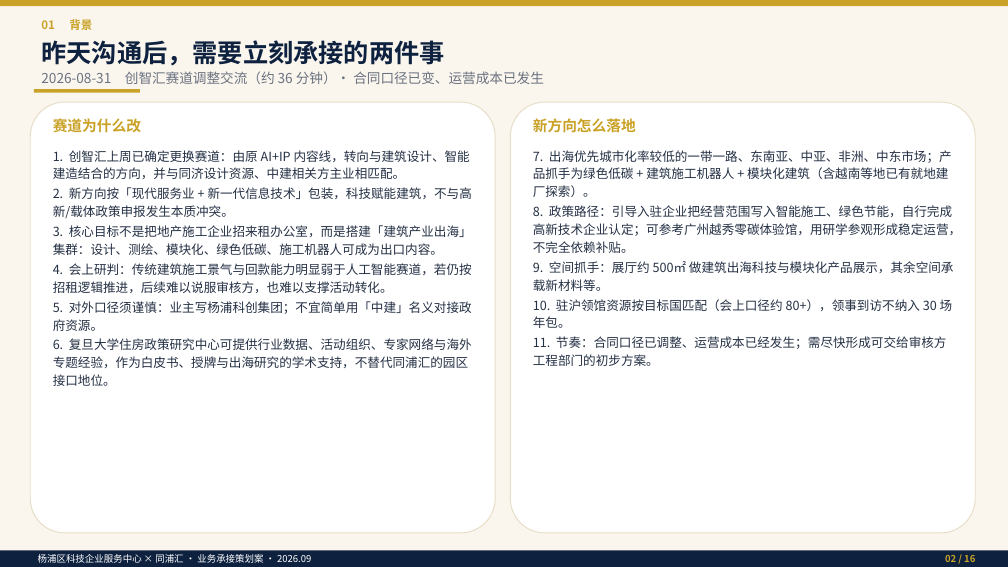
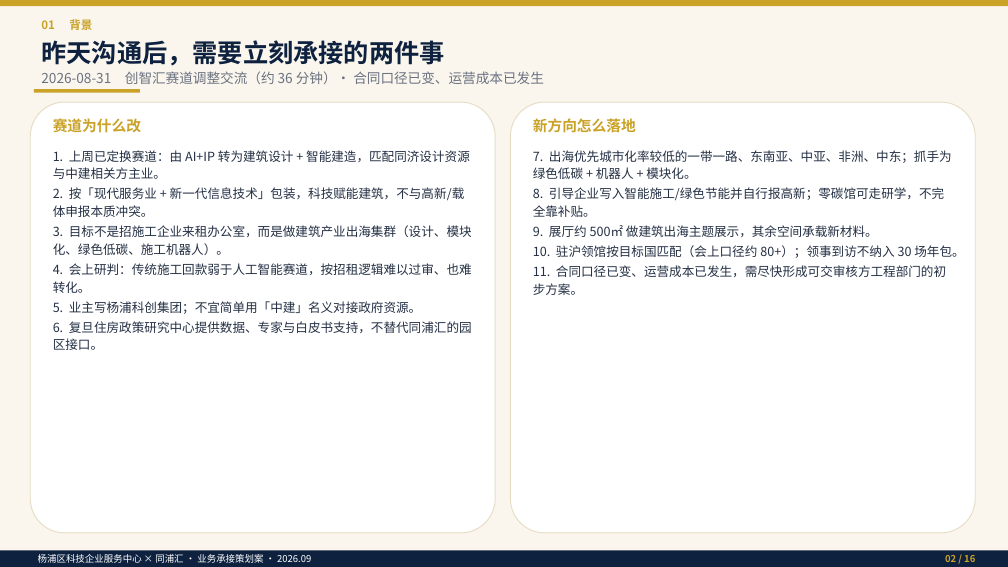
Before and after one commit to hujigang2010-maker/AIDEN, a slide deck: slide 2 of output/同浦汇_30场活动与科技企业服务中心筹备_业务承接策划案.pptx. Drawn at 1008x567 pixels with LibreOffice and Linux fonts; fonts in the diff are those of the drawing. Boxes give left, top, right and bottom in pixels: in the first picture for what was removed or moved away, otherwise in the second. Text is boxed around its words. In the diff, an @@ line names an element or a change of style, - is before the commit and + after.

```diff
--- a/output/同浦汇_30场活动与科技企业服务中心筹备_业务承接策划案.pptx
+++ b/output/同浦汇_30场活动与科技企业服务中心筹备_业务承接策划案.pptx
@@ text at bbox=[53, 150, 472, 350]: text changed @@
-1. 创智汇上周已确定更换赛道：由原 AI+IP 内容线，转向与建筑设计、智能建造结合的方向，并与同济设计资源、中建相关方主业相匹配。
-2. 新方向按「现代服务业 + 新一代信息技术」包装，科技赋能建筑，不与高新/载体政策申报发生本质冲突。
-3. 核心目标不是把地产施工企业招来租办公室，而是搭建「建筑产业出海」集群：设计、测绘、模块化、绿色低碳、施工机器人可成为出口内容。
-4. 会上研判：传统建筑施工景气与回款能力明显弱于人工智能赛道，若仍按招租逻辑推进，后续难以说服审核方，也难以支撑活动转化。
-5. 对外口径须谨慎：业主写杨浦科创集团；不宜简单用「中建」名义对接政府资源。
-6. 复旦大学住房政策研究中心可提供行业数据、活动组织、专家网络与海外专题经验，作为白皮书、授牌与出海研究的学术支持，不替代同浦汇的园区接口地位。
+1. 上周已定换赛道：由 AI+IP 转为建筑设计 + 智能建造，匹配同济设计资源与中建相关方主业。
+2. 按「现代服务业 + 新一代信息技术」包装，科技赋能建筑，不与高新/载体申报本质冲突。
+3. 目标不是招施工企业来租办公室，而是做建筑产业出海集群（设计、模块化、绿色低碳、施工机器人）。
+4. 会上研判：传统施工回款弱于人工智能赛道，按招租逻辑难以过审、也难转化。
+5. 业主写杨浦科创集团；不宜简单用「中建」名义对接政府资源。
+6. 复旦住房政策研究中心提供数据、专家与白皮书支持，不替代同浦汇的园区接口。
@@ text at bbox=[533, 150, 952, 295]: text changed @@
-7. 出海优先城市化率较低的一带一路、东南亚、中亚、非洲、中东市场；产品抓手为绿色低碳 + 建筑施工机器人 + 模块化建筑（含越南等地已有就地建厂探索）。
-8. 政策路径：引导入驻企业把经营范围写入智能施工、绿色节能，自行完成高新技术企业认定；可参考广州越秀零碳体验馆，用研学参观形成稳定运营，不完全依赖补贴。
-9. 空间抓手：展厅约 500㎡ 做建筑出海科技与模块化产品展示，其余空间承载新材料等。
-10. 驻沪领馆资源按目标国匹配（会上口径约 80+），领事到访不纳入 30 场年包。
-11. 节奏：合同口径已调整、运营成本已经发生；需尽快形成可交给审核方工程部门的初步方案。
+7. 出海优先城市化率较低的一带一路、东南亚、中亚、非洲、中东；抓手为绿色低碳 + 机器人 + 模块化。
+8. 引导企业写入智能施工/绿色节能并自行报高新；零碳馆可走研学，不完全靠补贴。
+9. 展厅约 500㎡ 做建筑出海主题展示，其余空间承载新材料。
+10. 驻沪领馆按目标国匹配（会上口径约 80+）；领事到访不纳入 30 场年包。
+11. 合同口径已变、运营成本已发生，需尽快形成可交审核方工程部门的初步方案。
```
Also in this commit, not shown: 1 other slide changed, 6 other files.
